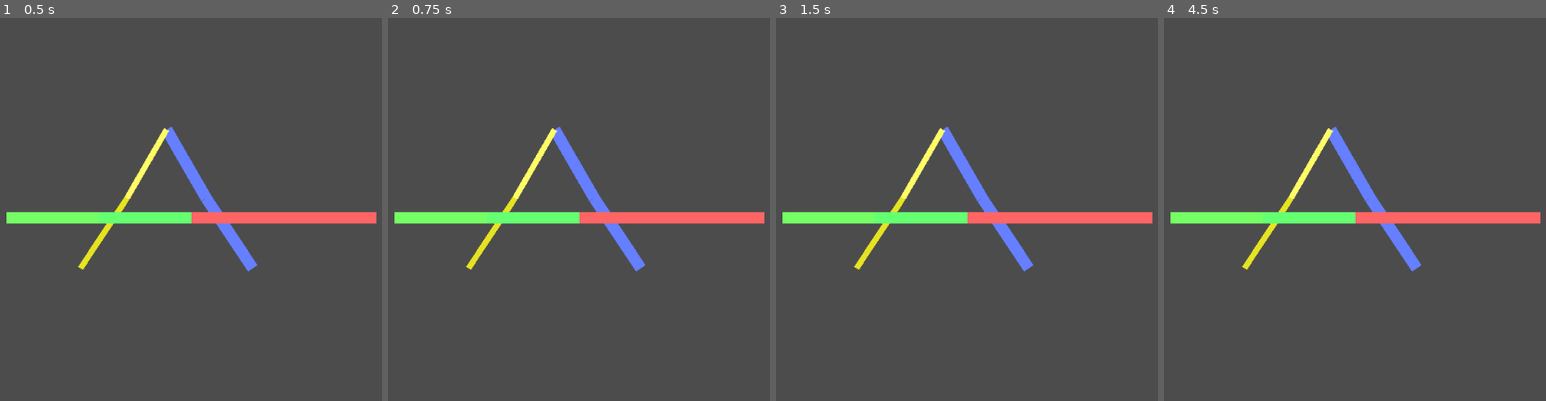
Above: before the commit, frames 1-4 (left to right).
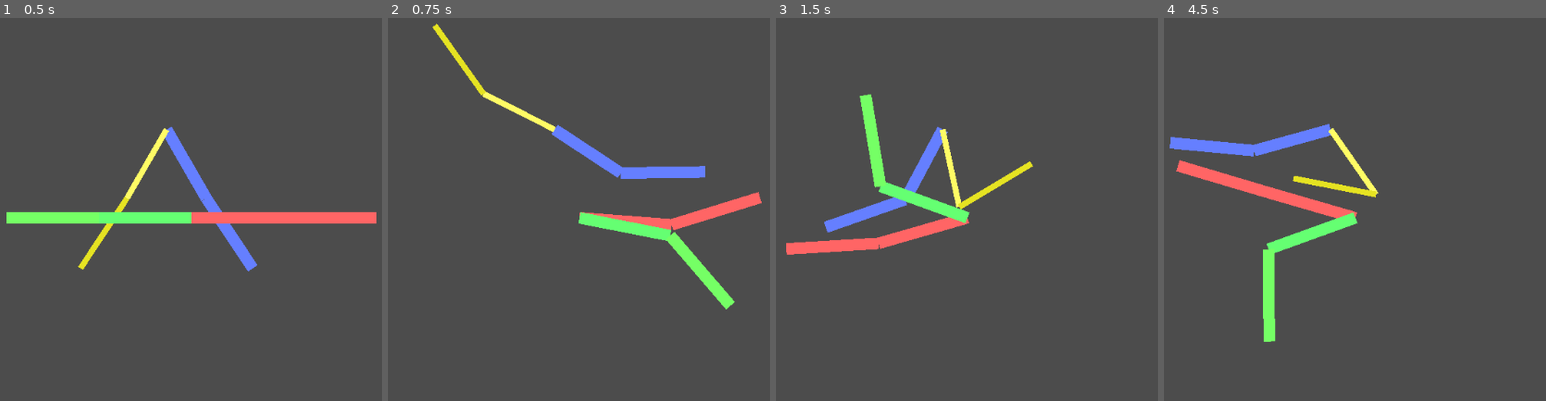
Above: after the commit, the same moments.

Repository: GameEndeavor/ik_test
Game: Godot game, scene res://Game.tscn
Same seed, same stepped clock (60 frames per second), same inputs: the game is played once before the commit and once after it.
Inputs (mouse positions are in pixels of both pictures, inside the frame that each line leads up to):
- Up to frame 1 (0.5 s): no input
- Up to frame 2 (0.75 s): tap Enter at 0.5 s; move the mouse to (743, 198) at 0.52 s; click (743, 198) at 0.67 s
- Up to frame 3 (1.5 s): tap Space at 1.25 s; move the mouse to (818, 240) at 1.27 s; click (818, 240) at 1.42 s
- Up to frame 4 (4.5 s): tap Enter at 2, 3.5 s; move the mouse to (1427, 121) at 2.02 s; click (1427, 121) at 2.17 s; tap Space at 2.75, 4.25 s; move the mouse to (1316, 305) at 2.77 s; click (1316, 305) at 2.92 s; move the mouse to (outside the picture) at 3.52 s; click (outside the picture) at 3.67 s; move the mouse to (outside the picture) at 4.27 s; click (outside the picture) at 4.42 s

Frame 1 is identical in both runs. In frame 2, 8.2% of the frame differs, in the area x 1-99%, y 1-77%; in frame 3, 8.7%; in frame 4, 9.3%, in the area x 1-99%, y 27-85%.
Error before the commit: Invalid get index 'position' (on base: 'Vector2'). (res://Game.gd:57)

Commit message:
fixed target error and removed unrelevant code

Diff:
--- a/Game.gd
+++ b/Game.gd
@@ -15,11 +15,6 @@
 var transforms # Transforms to get the rotation needed to perform IK
 var rotation_offsets # rotations needed for limb to point to the right
 
-var points = []
-
-func _ready():
-	emit_signal("test_signal", "param1")
-
 func _process(delta):
 	if Input.is_mouse_button_pressed(BUTTON_RIGHT):
 		update_ik()
@@ -30,7 +25,6 @@
 			update_ik()
 
 func update_ik():
-	points = []
 	target.global_position = get_global_mouse_position()
 	place_hand(base1, ik1, false)
 	place_hand(base4, ik4, true)
@@ -54,11 +48,11 @@
 		# Target the first child
 		target = node.get_child(0).global_position
 		# Generate rotation offset by getting the angle to the child
-		rotation_offsets[index] = target.position.angle()
+		rotation_offsets[index] = node.get_child(0).position.angle()
 		# Get distance between target and self for positioning
 		length = (target - node.global_position).length()
 		# Recurse to the next joint
-		_calc_ik(target, ik_node, target_node, is_forward, is_flipped, is_debug, index + 1)
+		_calc_ik(node.get_child(0), ik_node, target_node, is_forward, is_flipped, is_debug, index + 1)
 
 	# If node is the tip of the limb
 	if node == ik_node:
--- a/Game.tscn
+++ b/Game.tscn
@@ -1,7 +1,6 @@
-[gd_scene load_steps=3 format=2]
+[gd_scene load_steps=2 format=2]
 
 [ext_resource path="res://Game.gd" type="Script" id=1]
-[ext_resource path="res://InverseAngleTest.gd" type="Script" id=2]
 
 [node name="Game" type="Node2D"]
 script = ExtResource( 1 )
@@ -85,13 +84,3 @@
 
 [node name="Target" type="Position2D" parent="."]
 position = Vector2( 49, -66 )
-
-[node name="InverseAngleTest" type="Node2D" parent="."]
-visible = false
-script = ExtResource( 2 )
-
-[node name="Flipper" type="Line2D" parent="InverseAngleTest"]
-scale = Vector2( -1, 1 )
-points = PoolVector2Array( 0, 0, 64, 0 )
-width = 2.0
-texture_mode = -1084227586
